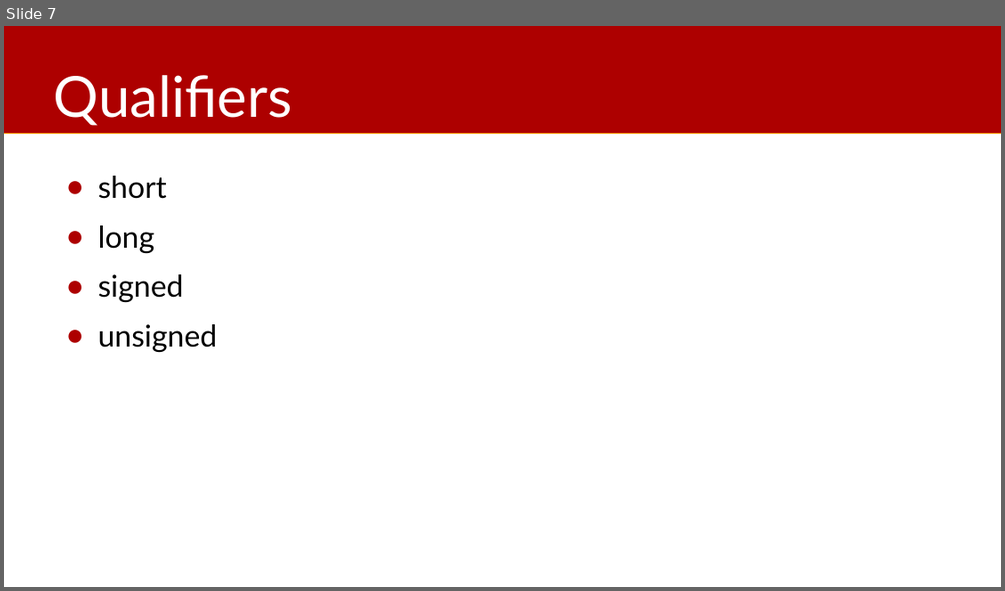
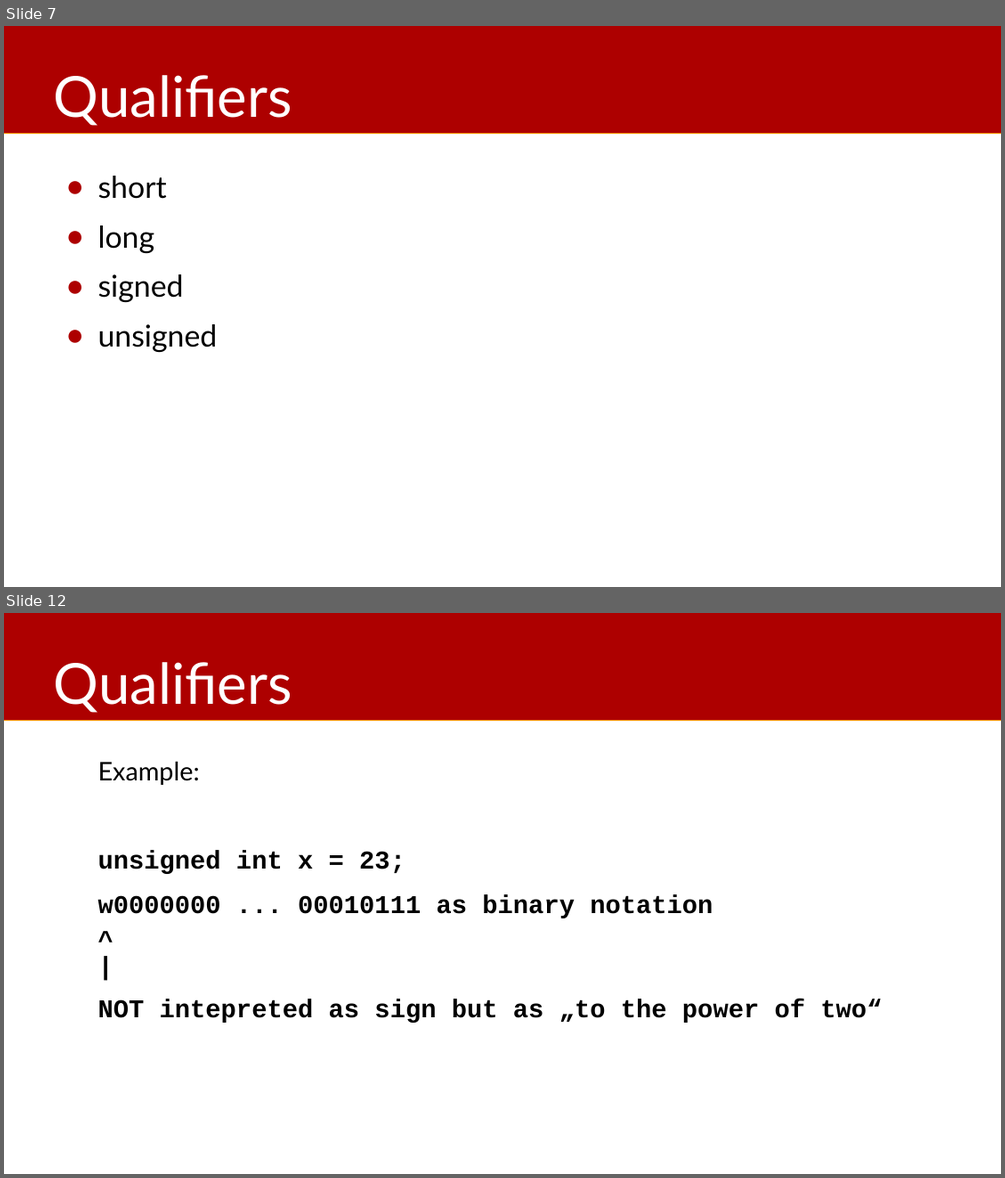
Before and after one commit to jagottsicher/myCTalkthroughs-priv, a slide deck: text/003-myCTalkthroughs-_t-data-types.odp. Shown one above the other, each under a label of ours: slide 7 before the commit, slides 7 and 12 after it; the slides between them are not shown. The pictures are 1005x591 and 1005x1178 pixels, drawn with LibreOffice and Linux fonts; fonts in the diff are those of the drawing. Boxes give left, top, right and bottom in pixels: in the first picture for what was removed or moved away, otherwise in the second. Text is boxed around its words. In the diff, an @@ line names an element or a change of style, - is before the commit and + after.

```diff
--- a/text/003-myCTalkthroughs-_t-data-types.odp
+++ b/text/003-myCTalkthroughs-_t-data-types.odp
@@ slide 12 added at box(4, 613, 1001, 1174), background #FFFFFF; not listed: 1 template element that a slide beside it also shows @@
@@ title added at box(54, 662, 292, 713), 45 pt, text #FFFFFF @@
+Qualifiers
@@ text added at box(98, 761, 882, 1022), 20.4 pt, text #000000, bold @@
+Example:
+unsigned int x = 23;
+w0000000 ... 00010111 as binary notation
+^
+|
+NOT intepreted as sign but as „to the power of two“
```
Also in this commit, not shown: 5 slides changed, 4 other slides added, 5 other files.
